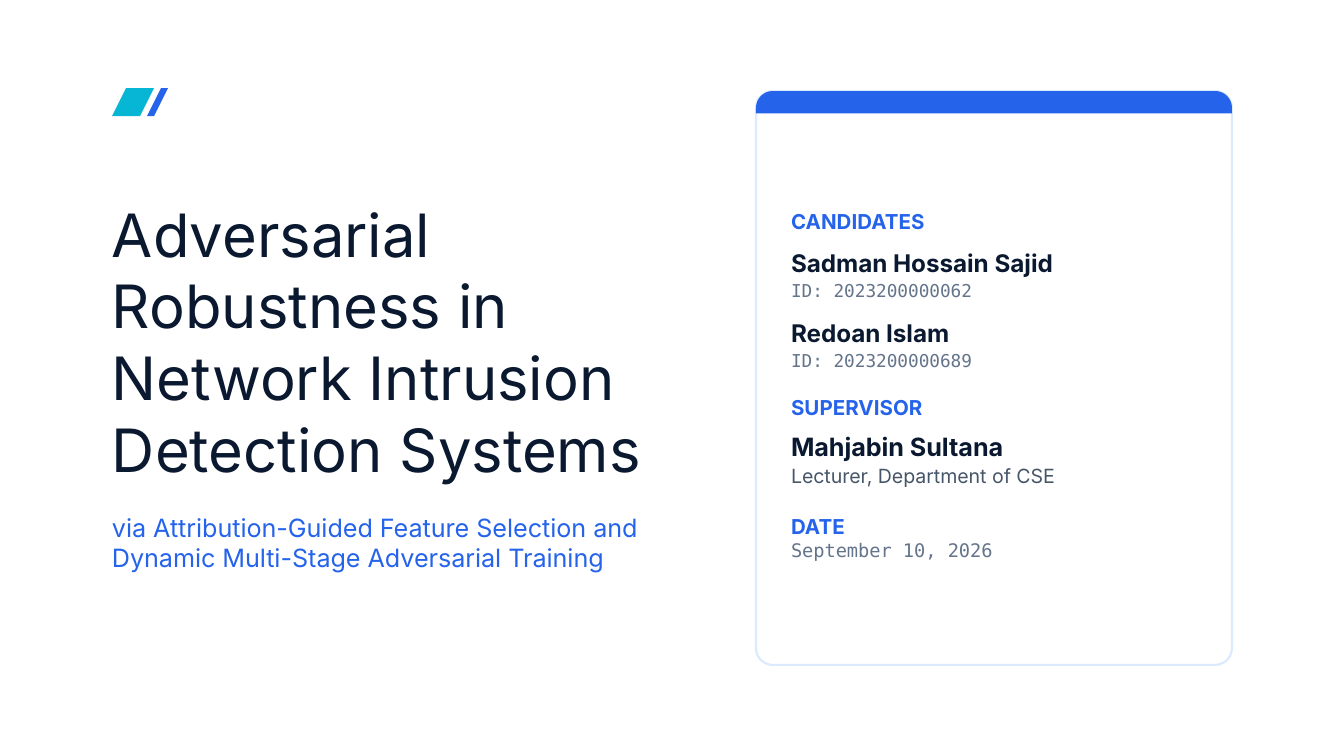
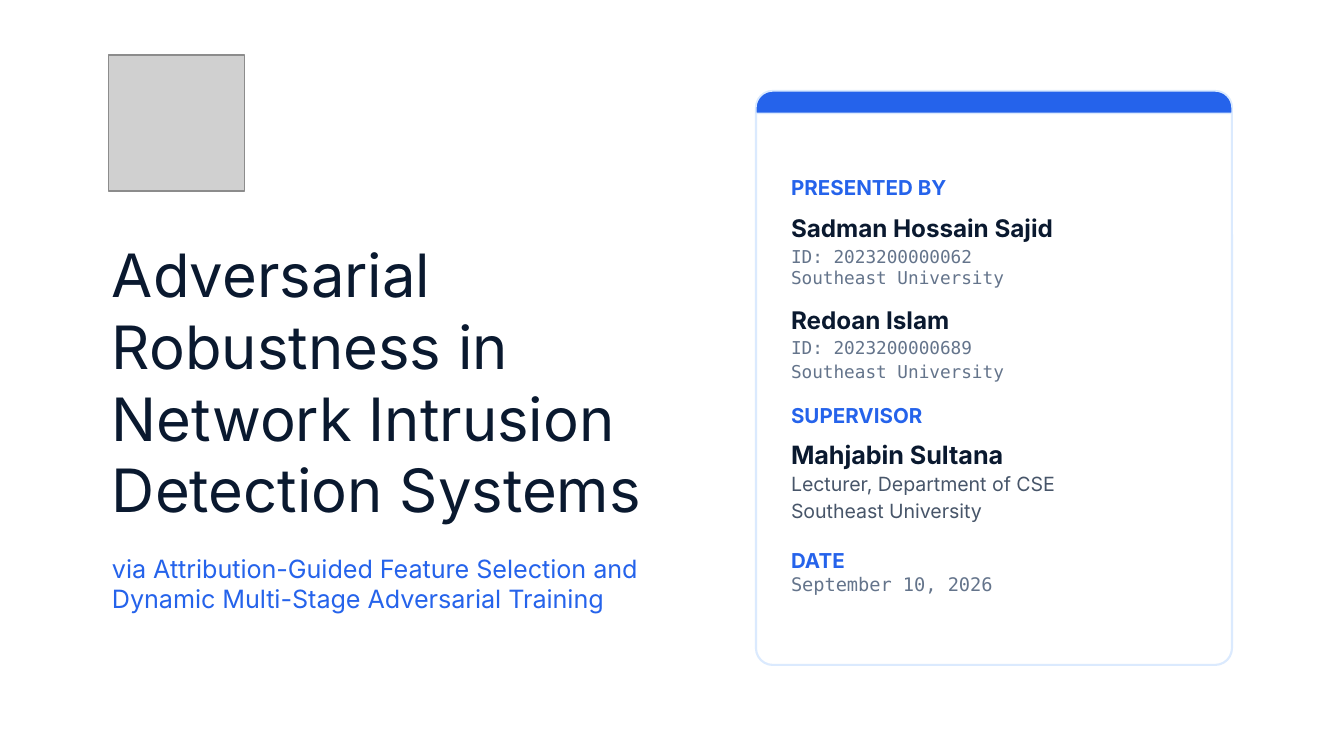
Before and after one commit to sadman128/aml_rocm_native, a slide deck: slide 1 of docs/pre_defense/predefense.pptx. Drawn at 1344x756 pixels with LibreOffice and Linux fonts; fonts in the diff are those of the drawing; grey boxes stand for pictures; background and template pictures are left out. Boxes give left, top, right and bottom in pixels: in the first picture for what was removed or moved away, otherwise in the second. Text is boxed around its words. In the diff, an @@ line names an element or a change of style, - is before the commit and + after.

```diff
--- a/docs/pre_defense/predefense.pptx
+++ b/docs/pre_defense/predefense.pptx
@@ picture added at bbox=[109, 55, 245, 191] @@
@@ freeform shape removed at bbox=[146, 89, 168, 117] @@
@@ text "Adversarial Robustness in Network Intrusion ...": place and size @@
-text "Adversarial Robustness in Network Intrusion ..." at bbox=[112, 212, 641, 572]
+text "Adversarial Robustness in Network Intrusion ..." at bbox=[112, 252, 641, 613]
@@ text at bbox=[791, 180, 947, 195]: text changed @@
-CANDIDATES
+PRESENTED BY
@@ text at bbox=[791, 250, 1003, 288]: text changed @@
-ID: 2023200000062
+ID: 2023200000062
+Southeast University
@@ text at bbox=[791, 364, 1003, 382]: paragraph added @@
+Southeast University
@@ text at bbox=[791, 503, 982, 522]: paragraph added @@
+Southeast University
```
Also in this commit, not shown: 11 other slides changed, 3 slides added, 2 slides removed, 53 other files.
